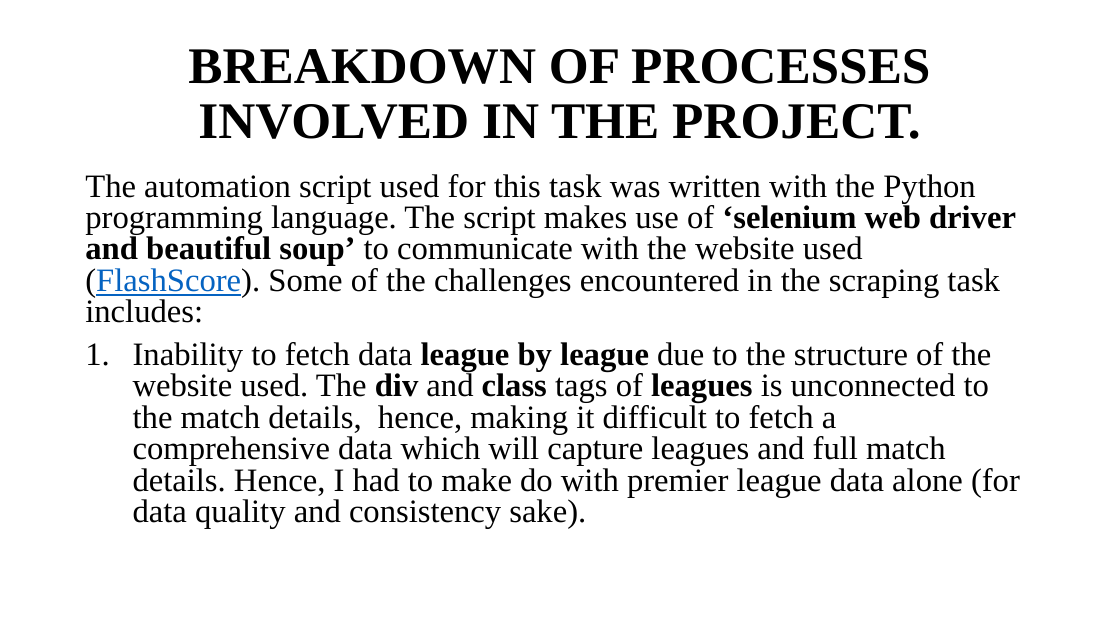
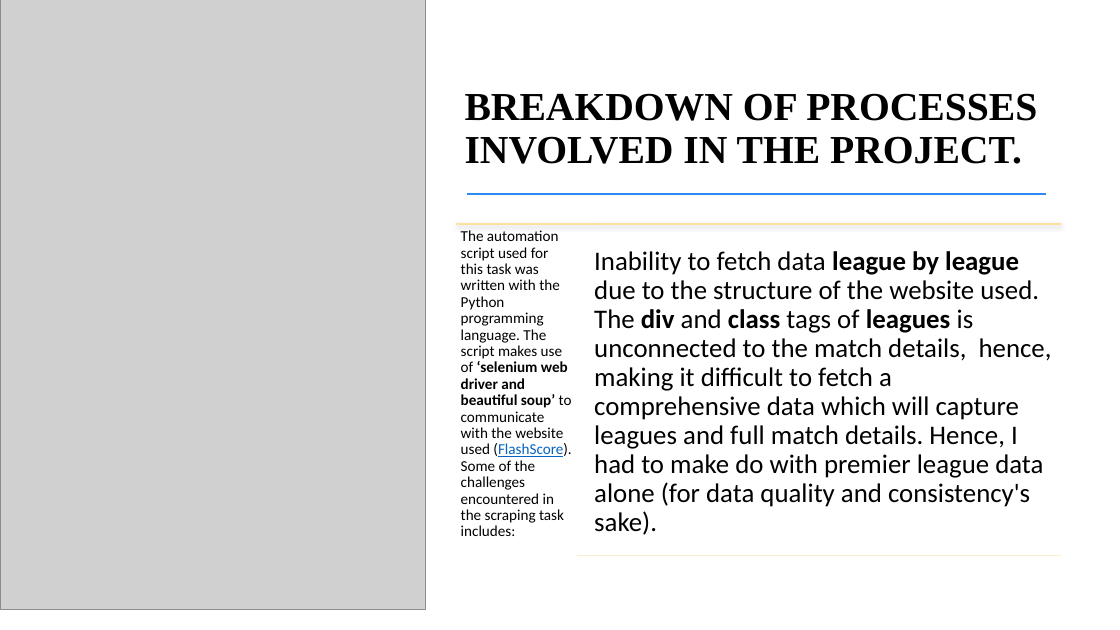
Before and after one commit to Behordeun/Scrapping-Data-from-FlashScore, a slide deck: slide 3 of England Premier League 2022_2023 Season.pptx. Drawn at 1120x630 pixels with LibreOffice and Linux fonts; fonts in the diff are those of the drawing; grey boxes stand for pictures. Boxes give left, top, right and bottom in pixels: in the first picture for what was removed or moved away, otherwise in the second. Text is boxed around its words. In the diff, an @@ line names an element or a change of style, - is before the commit and + after.

```diff
--- a/England Premier League 2022_2023 Season.pptx
+++ b/England Premier League 2022_2023 Season.pptx
@@ picture added at bbox=[0, 0, 426, 610] @@
@@ title "BREAKDOWN OF PROCESSES INVOLVED IN ...": place and size @@
-title "BREAKDOWN OF PROCESSES INVOLVED IN ..." at bbox=[188, 49, 930, 139]
+title "BREAKDOWN OF PROCESSES INVOLVED IN ..." at bbox=[465, 93, 1037, 164]
@@ title "BREAKDOWN OF PROCESSES INVOLVED IN ..." at bbox=[465, 93, 1037, 164]: size 44 to 34 pt; alignment centre to left; vertical alignment middle to bottom @@
@@ line added from (467, 194) to (1047, 194), #2E8AF2 1.5 pt @@
@@ line added from (456, 224) to (1061, 224), #FFC000 0.5 pt @@
@@ text added at bbox=[461, 230, 572, 536], 13 pt, text #000000 @@
+The automation script used for this task was written with the Python programming language. The script makes use of ‘selenium web driver and beautiful soup’ to communicate with the website used (FlashScore). Some of the challenges encountered in the scraping task includes:
@@ text at bbox=[594, 251, 1052, 535]: text changed; size 28 to 23 pt; font Times New Roman to Calibri @@
-The automation script used for this task was written with the Python programming language. The script makes use of ‘selenium web driver and beautiful soup’ to communicate with the website used (FlashScore). Some of the challenges encountered in the scraping task includes:
-1. Inability to fetch data league by league due to the structure of the website used. The div and class tags of leagues is unconnected to the match details, hence, making it difficult to fetch a comprehensive data which will capture leagues and full match details. Hence, I had to make do with premier league data alone (for data quality and consistency sake).
+Inability to fetch data league by league due to the structure of the website used. The div and class tags of leagues is unconnected to the match details, hence, making it difficult to fetch a comprehensive data which will capture leagues and full match details. Hence, I had to make do with premier league data alone (for data quality and consistency's sake).
@@ line added from (577, 555) to (1061, 555), #FFE2BD 0.5 pt @@
```
Also in this commit, not shown: 6 other slides changed, 2 other files.
